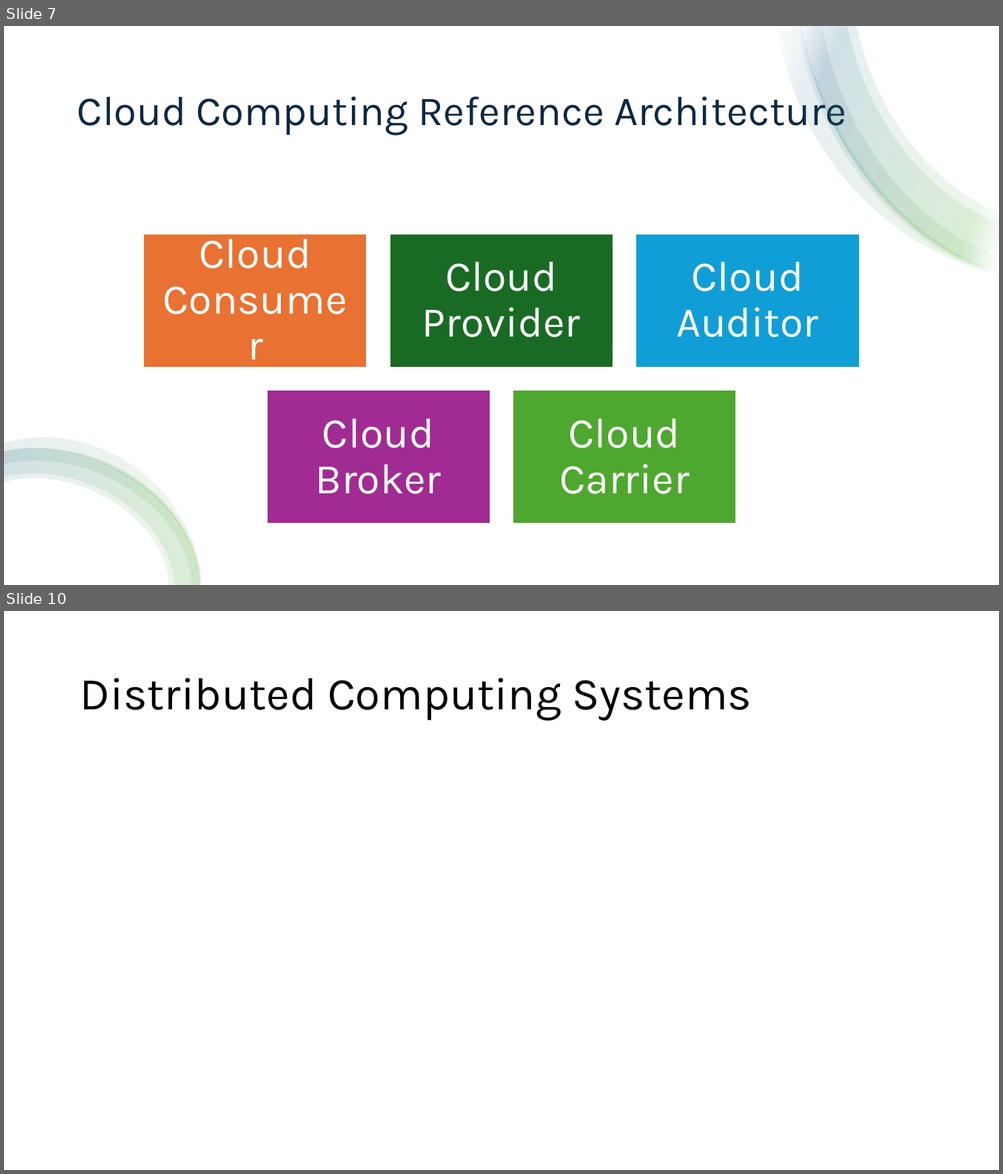
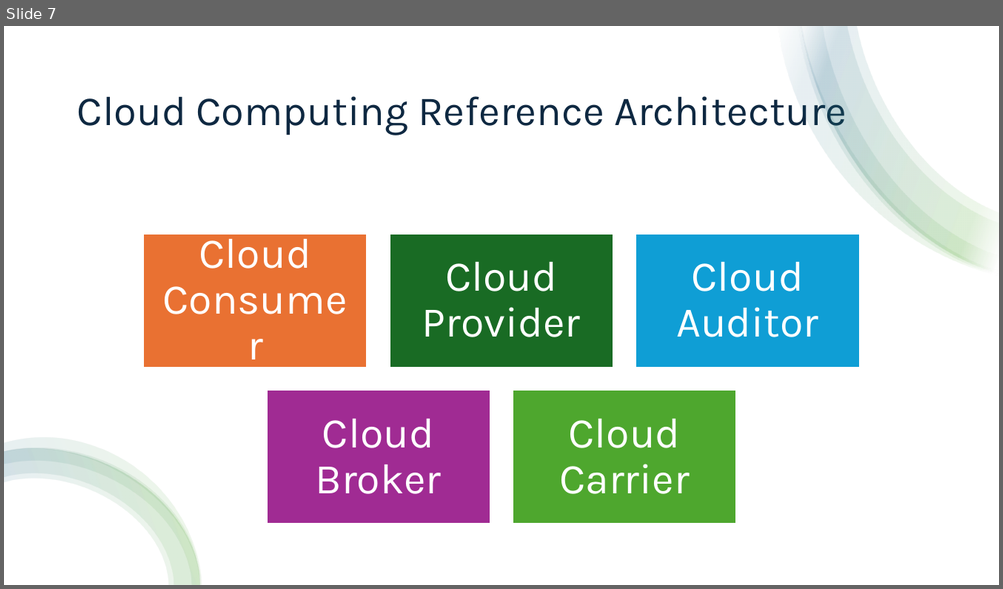
Before and after one commit to sarithdm/Cloud-Computing, a slide deck: Presentation1.pptx. Shown one above the other, each under a label of ours: slides 7 and 10 before the commit, slide 7 after it; the slides between them are not shown. The pictures are 1003x1174 and 1003x589 pixels, drawn with LibreOffice and Linux fonts; fonts in the diff are those of the drawing. Boxes give left, top, right and bottom in pixels: in the first picture for what was removed or moved away, otherwise in the second. Text is boxed around its words. In the diff, an @@ line names an element or a change of style, - is before the commit and + after.

```diff
--- a/Presentation1.pptx
+++ b/Presentation1.pptx
@@ slide 10 removed at [4, 611, 999, 1170], background #FFFFFF @@
@@ title removed at [79, 678, 751, 721] @@
-Distributed Computing Systems
```
Also in this commit, not shown: 5 other slides removed.
